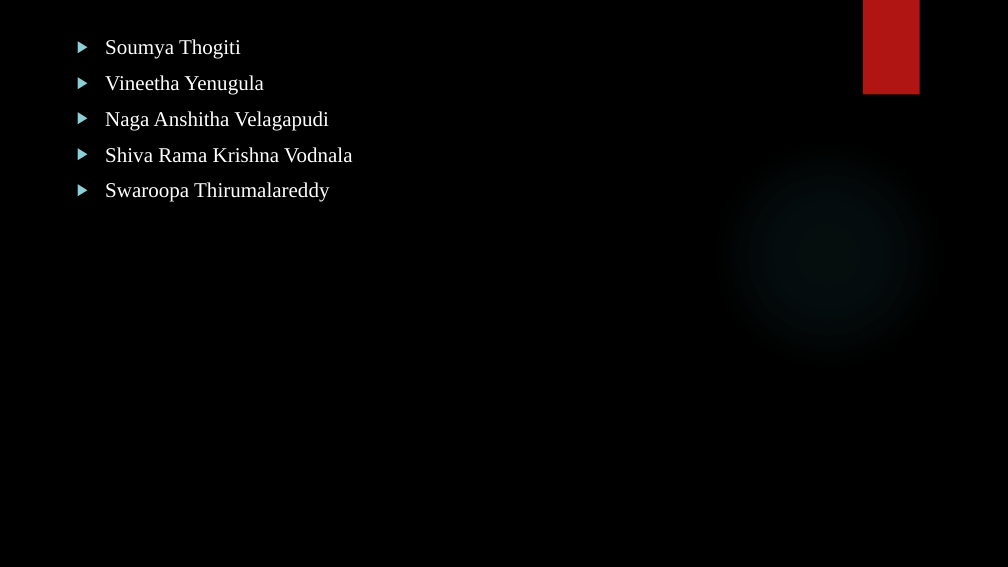
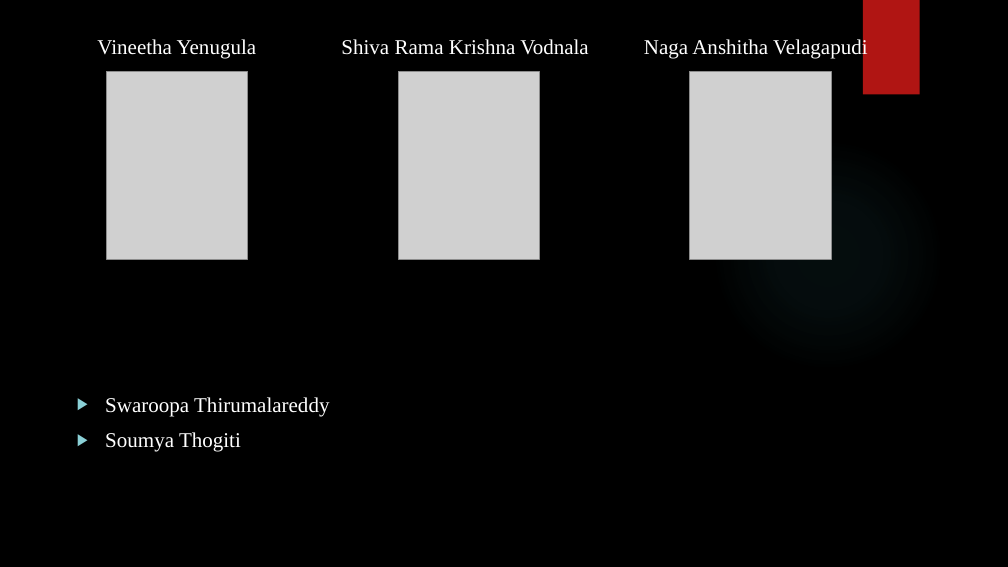
Before and after one commit to sowmyathogiti/Healthify, a slide deck: slide 2 of Healthify-NWMSU.pptx. Drawn at 1008x567 pixels with LibreOffice and Linux fonts; fonts in the diff are those of the drawing; grey boxes stand for pictures; background and template pictures are left out. Boxes give left, top, right and bottom in pixels: in the first picture for what was removed or moved away, otherwise in the second. Text is boxed around its words. In the diff, an @@ line names an element or a change of style, - is before the commit and + after.

Commit message:
Updated ppt

```diff
--- a/Healthify-NWMSU.pptx
+++ b/Healthify-NWMSU.pptx
@@ text at <box>97,38,868,59</box>: paragraphs added @@
+Vineetha Yenugula Shiva Rama Krishna Vodnala Naga Anshitha Velagapudi
+▶ Swaroopa Thirumalareddy
@@ text at <box>105,75,353,202</box>: paragraphs removed @@
-▶ Vineetha Yenugula
-▶ Naga Anshitha Velagapudi
-▶ Shiva Rama Krishna Vodnala
-▶ Swaroopa Thirumalareddy
@@ picture added at <box>107,71,248,259</box> @@
@@ picture added at <box>399,71,540,259</box> @@
@@ picture added at <box>690,71,831,259</box> @@
```
Also in this commit, not shown: 7 other slides changed, 1 slide added.
